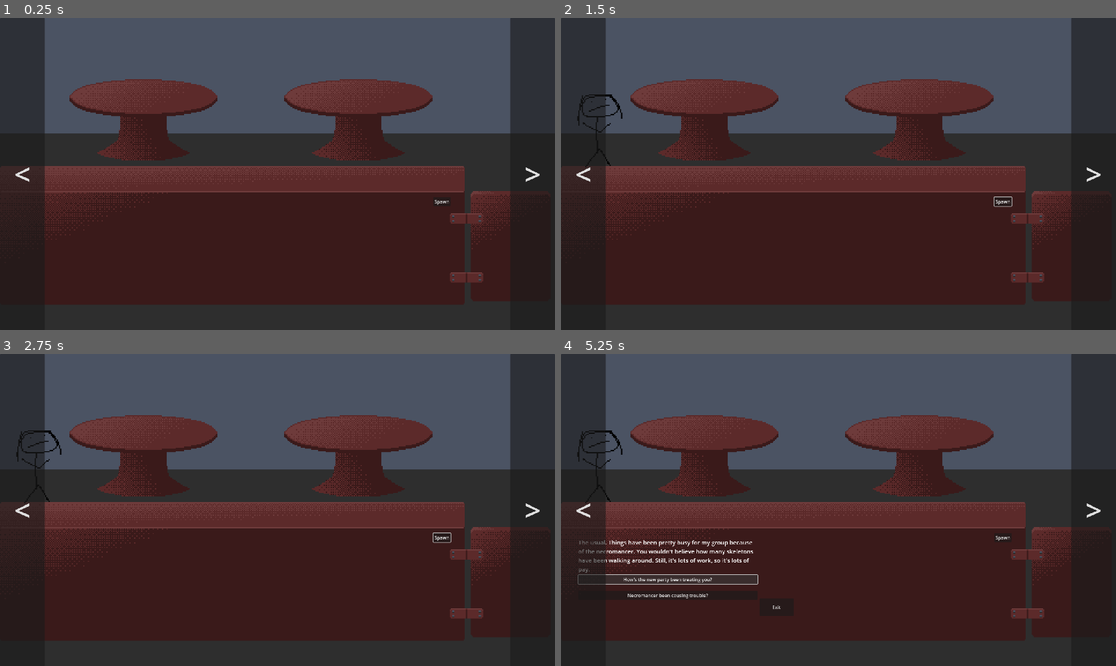
Above: before the commit, frames 1-4 (two rows, left to right).
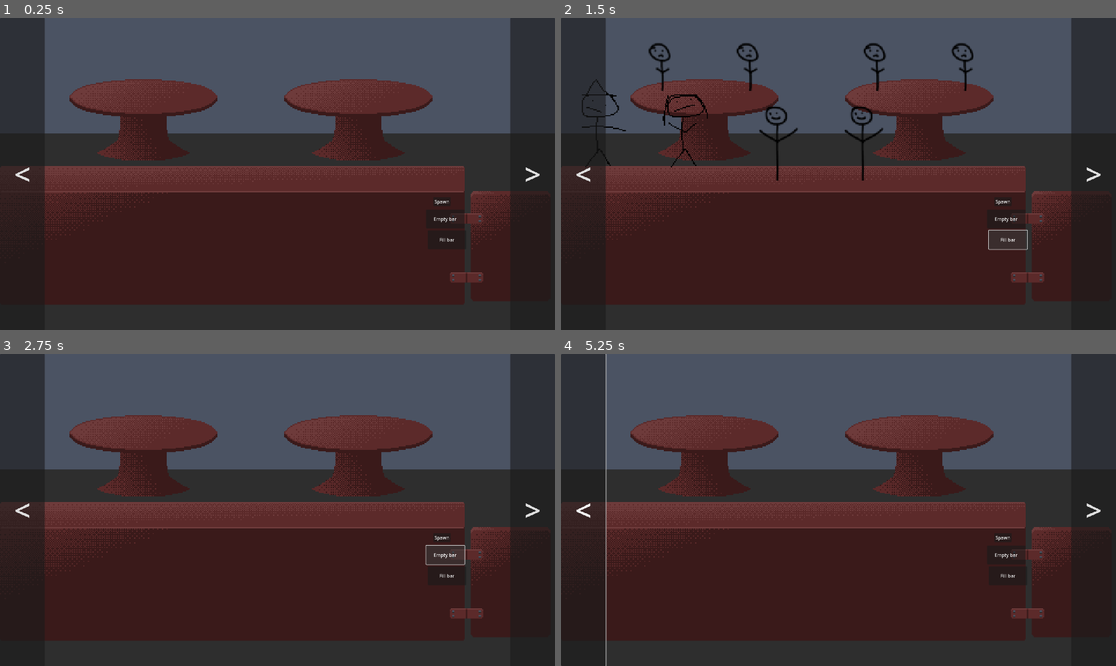
Above: after the commit, the same moments.

Repository: AmbienceGames/SpiritsAndSecrets
Game: Godot game, scene res://Scenes/tavern.tscn
The game is run twice, just before and just after one commit, with the same random seed, the same clock (stepped at 60 frames per second) and the same inputs.
Inputs (mouse positions are in pixels of both pictures, inside the frame that each line leads up to):
- Up to frame 1 (0.25 s): no input
- Up to frame 2 (1.5 s): click "Spawn" at 0.5 s; click (1010, 239) at 1.25 s, where only the run after the commit has a clickable "Fill bar"
- Up to frame 3 (2.75 s): click (444, 553) at 2 s, where only the run after the commit has a clickable "Empty bar"
- Up to frame 4 (5.25 s): click ">" at 2.75 s; click "<" at 3.5 s; click (666, 578) at 4.25 s, where only the run before the commit has a clickable "Hello Ethred!"; click (666, 578) at 5 s, where only the run before the commit has a clickable "What have you been up to?"

The runs differ from the first frame. In frame 1, 0.1% of the frame differs, in the area x 78-84%, y 62-72%; in frame 2, 1.7%, in the area x 3-85%, y 8-75%; in frame 3, 0.3%; in frame 4, 1.6%.

Commit message:
added all characters w/ placeholder models, added fill/empty bar funcs

Diff:
--- /dev/null
+++ b/Scenes/Characters/glanthor.tscn
@@ -0,0 +1,29 @@
+[gd_scene load_steps=7 format=3 uid="uid://dk82hd3qv3811"]
+
+[ext_resource type="Script" path="res://Scripts/bar_patron.gd" id="1_3hkfg"]
+[ext_resource type="Texture2D" uid="uid://cvd516ypo233p" path="res://Assets/Art/bar_patron.png" id="2_42o0l"]
+[ext_resource type="Script" path="res://Scripts/sprite_clicked.gd" id="3_hxidi"]
+[ext_resource type="Script" path="res://Scripts/conversation_item.gd" id="4_yw2d6"]
+[ext_resource type="Script" path="res://Scripts/ref_memory.gd" id="5_plb6l"]
+
+[sub_resource type="Resource" id="Resource_7xokx"]
+script = ExtResource("5_plb6l")
+memory_name = "knife"
+inverse_memory = false
+
+[node name="BarPatron" type="Node2D"]
+script = ExtResource("1_3hkfg")
+
+[node name="BarPatron" type="Sprite2D" parent="."]
+position = Vector2(128, 176)
+scale = Vector2(4, 4)
+texture = ExtResource("2_42o0l")
+script = ExtResource("3_hxidi")
+
+[node name="Conversations" type="Node" parent="."]
+
+[node name="ConversationItem" type="Node" parent="Conversations"]
+script = ExtResource("4_yw2d6")
+player_choice = "Good evening"
+patron_response = "Good evening"
+memories_unlocked = Array[ExtResource("5_plb6l")]([SubResource("Resource_7xokx")])
--- /dev/null
+++ b/Scenes/Characters/klaus.tscn
@@ -0,0 +1,29 @@
+[gd_scene load_steps=7 format=3 uid="uid://bs0n4v0ek7125"]
+
+[ext_resource type="Script" path="res://Scripts/bar_patron.gd" id="1_70xry"]
+[ext_resource type="Texture2D" uid="uid://cvd516ypo233p" path="res://Assets/Art/bar_patron.png" id="2_o07g0"]
+[ext_resource type="Script" path="res://Scripts/sprite_clicked.gd" id="3_mlnaa"]
+[ext_resource type="Script" path="res://Scripts/conversation_item.gd" id="4_b5x7o"]
+[ext_resource type="Script" path="res://Scripts/ref_memory.gd" id="5_wtm7e"]
+
+[sub_resource type="Resource" id="Resource_7xokx"]
+script = ExtResource("5_wtm7e")
+memory_name = "knife"
+inverse_memory = false
+
+[node name="BarPatron" type="Node2D"]
+script = ExtResource("1_70xry")
+
+[node name="BarPatron" type="Sprite2D" parent="."]
+position = Vector2(128, 176)
+scale = Vector2(4, 4)
+texture = ExtResource("2_o07g0")
+script = ExtResource("3_mlnaa")
+
+[node name="Conversations" type="Node" parent="."]
+
+[node name="ConversationItem" type="Node" parent="Conversations"]
+script = ExtResource("4_b5x7o")
+player_choice = "Good evening"
+patron_response = "Good evening"
+memories_unlocked = Array[ExtResource("5_wtm7e")]([SubResource("Resource_7xokx")])
--- /dev/null
+++ b/Scenes/Characters/lilianne.tscn
@@ -0,0 +1,29 @@
+[gd_scene load_steps=7 format=3 uid="uid://05loujsr87g5"]
+
+[ext_resource type="Script" path="res://Scripts/bar_patron.gd" id="1_7ox62"]
+[ext_resource type="Texture2D" uid="uid://cvd516ypo233p" path="res://Assets/Art/bar_patron.png" id="2_pdq7n"]
+[ext_resource type="Script" path="res://Scripts/sprite_clicked.gd" id="3_2gxo5"]
+[ext_resource type="Script" path="res://Scripts/conversation_item.gd" id="4_a1w8s"]
+[ext_resource type="Script" path="res://Scripts/ref_memory.gd" id="5_achob"]
+
+[sub_resource type="Resource" id="Resource_7xokx"]
+script = ExtResource("5_achob")
+memory_name = "knife"
+inverse_memory = false
+
+[node name="BarPatron" type="Node2D"]
+script = ExtResource("1_7ox62")
+
+[node name="BarPatron" type="Sprite2D" parent="."]
+position = Vector2(128, 176)
+scale = Vector2(4, 4)
+texture = ExtResource("2_pdq7n")
+script = ExtResource("3_2gxo5")
+
+[node name="Conversations" type="Node" parent="."]
+
+[node name="ConversationItem" type="Node" parent="Conversations"]
+script = ExtResource("4_a1w8s")
+player_choice = "Good evening"
+patron_response = "Good evening"
+memories_unlocked = Array[ExtResource("5_achob")]([SubResource("Resource_7xokx")])
--- /dev/null
+++ b/Scenes/Characters/lucius.tscn
@@ -0,0 +1,29 @@
+[gd_scene load_steps=7 format=3 uid="uid://dtvcyaew16lfn"]
+
+[ext_resource type="Script" path="res://Scripts/bar_patron.gd" id="1_4xtvn"]
+[ext_resource type="Texture2D" uid="uid://48gs1at5s7va" path="res://Assets/Art/lucius.png" id="2_xies0"]
+[ext_resource type="Script" path="res://Scripts/sprite_clicked.gd" id="3_asd2j"]
+[ext_resource type="Script" path="res://Scripts/conversation_item.gd" id="4_dhak0"]
+[ext_resource type="Script" path="res://Scripts/ref_memory.gd" id="5_bqf5p"]
+
+[sub_resource type="Resource" id="Resource_7xokx"]
+script = ExtResource("5_bqf5p")
+memory_name = "knife"
+inverse_memory = false
+
+[node name="BarPatron" type="Node2D"]
+script = ExtResource("1_4xtvn")
+
+[node name="BarPatron" type="Sprite2D" parent="."]
+position = Vector2(128, 176)
+scale = Vector2(0.4, 0.4)
+texture = ExtResource("2_xies0")
+script = ExtResource("3_asd2j")
+
+[node name="Conversations" type="Node" parent="."]
+
+[node name="ConversationItem" type="Node" parent="Conversations"]
+script = ExtResource("4_dhak0")
+player_choice = "Good evening"
+patron_response = "Good evening"
+memories_unlocked = Array[ExtResource("5_bqf5p")]([SubResource("Resource_7xokx")])
--- /dev/null
+++ b/Scenes/Characters/theo.tscn
@@ -0,0 +1,29 @@
+[gd_scene load_steps=7 format=3 uid="uid://cc3a1v1k1bxd7"]
+
+[ext_resource type="Script" path="res://Scripts/bar_patron.gd" id="1_oexvf"]
+[ext_resource type="Texture2D" uid="uid://cvd516ypo233p" path="res://Assets/Art/bar_patron.png" id="2_sg5nw"]
+[ext_resource type="Script" path="res://Scripts/sprite_clicked.gd" id="3_uqlcj"]
+[ext_resource type="Script" path="res://Scripts/conversation_item.gd" id="4_587pq"]
+[ext_resource type="Script" path="res://Scripts/ref_memory.gd" id="5_xktvr"]
+
+[sub_resource type="Resource" id="Resource_7xokx"]
+script = ExtResource("5_xktvr")
+memory_name = "knife"
+inverse_memory = false
+
+[node name="BarPatron" type="Node2D"]
+script = ExtResource("1_oexvf")
+
+[node name="BarPatron" type="Sprite2D" parent="."]
+position = Vector2(128, 176)
+scale = Vector2(4, 4)
+texture = ExtResource("2_sg5nw")
+script = ExtResource("3_uqlcj")
+
+[node name="Conversations" type="Node" parent="."]
+
+[node name="ConversationItem" type="Node" parent="Conversations"]
+script = ExtResource("4_587pq")
+player_choice = "Good evening"
+patron_response = "Good evening"
+memories_unlocked = Array[ExtResource("5_xktvr")]([SubResource("Resource_7xokx")])
--- /dev/null
+++ b/Scenes/Characters/traveler.tscn
@@ -0,0 +1,29 @@
+[gd_scene load_steps=7 format=3 uid="uid://f26ertkimhya"]
+
+[ext_resource type="Script" path="res://Scripts/bar_patron.gd" id="1_c35hx"]
+[ext_resource type="Texture2D" uid="uid://c563fpvnj0k1u" path="res://Assets/Art/traveler.png" id="2_o6a6i"]
+[ext_resource type="Script" path="res://Scripts/sprite_clicked.gd" id="3_s8fit"]
+[ext_resource type="Script" path="res://Scripts/conversation_item.gd" id="4_1s6t8"]
+[ext_resource type="Script" path="res://Scripts/ref_memory.gd" id="5_1siu6"]
+
+[sub_resource type="Resource" id="Resource_7xokx"]
+script = ExtResource("5_1siu6")
+memory_name = "knife"
+inverse_memory = false
+
+[node name="BarPatron" type="Node2D"]
+script = ExtResource("1_c35hx")
+
+[node name="BarPatron" type="Sprite2D" parent="."]
+position = Vector2(128, 176)
+scale = Vector2(0.4, 0.4)
+texture = ExtResource("2_o6a6i")
+script = ExtResource("3_s8fit")
+
+[node name="Conversations" type="Node" parent="."]
+
+[node name="ConversationItem" type="Node" parent="Conversations"]
+script = ExtResource("4_1s6t8")
+player_choice = "Good evening"
+patron_response = "Good evening"
+memories_unlocked = Array[ExtResource("5_1siu6")]([SubResource("Resource_7xokx")])
--- /dev/null
+++ b/Scenes/Characters/trent.tscn
@@ -0,0 +1,29 @@
+[gd_scene load_steps=7 format=3 uid="uid://cfoc2qc6o2xd7"]
+
+[ext_resource type="Script" path="res://Scripts/bar_patron.gd" id="1_xcef3"]
+[ext_resource type="Texture2D" uid="uid://cvd516ypo233p" path="res://Assets/Art/bar_patron.png" id="2_17v4k"]
+[ext_resource type="Script" path="res://Scripts/sprite_clicked.gd" id="3_gx7e2"]
+[ext_resource type="Script" path="res://Scripts/conversation_item.gd" id="4_pdbyy"]
+[ext_resource type="Script" path="res://Scripts/ref_memory.gd" id="5_twsmb"]
+
+[sub_resource type="Resource" id="Resource_7xokx"]
+script = ExtResource("5_twsmb")
+memory_name = "knife"
+inverse_memory = false
+
+[node name="BarPatron" type="Node2D"]
+script = ExtResource("1_xcef3")
+
+[node name="BarPatron" type="Sprite2D" parent="."]
+position = Vector2(128, 176)
+scale = Vector2(4, 4)
+texture = ExtResource("2_17v4k")
+script = ExtResource("3_gx7e2")
+
+[node name="Conversations" type="Node" parent="."]
+
+[node name="ConversationItem" type="Node" parent="Conversations"]
+script = ExtResource("4_pdbyy")
+player_choice = "Good evening"
+patron_response = "Good evening"
+memories_unlocked = Array[ExtResource("5_twsmb")]([SubResource("Resource_7xokx")])
--- a/Scenes/patron_factory.tscn
+++ b/Scenes/patron_factory.tscn
@@ -1,10 +1,18 @@
-[gd_scene load_steps=5 format=3 uid="uid://qbx6i5yd14y6"]
+[gd_scene load_steps=12 format=3 uid="uid://qbx6i5yd14y6"]
 
 [ext_resource type="Script" path="res://Scripts/patron_factory.gd" id="1_1q488"]
 [ext_resource type="PackedScene" uid="uid://klwqmxrykumw" path="res://Scenes/table_patron.tscn" id="3_i1g0g"]
+[ext_resource type="PackedScene" uid="uid://dk82hd3qv3811" path="res://Scenes/Characters/glanthor.tscn" id="4_dp4ab"]
 [ext_resource type="PackedScene" uid="uid://b2kradyuylbs0" path="res://Scenes/Characters/ethred.tscn" id="4_ot0lg"]
 [ext_resource type="PackedScene" uid="uid://qvyi1fv2peie" path="res://Scenes/Characters/constantine.tscn" id="4_xs122"]
+[ext_resource type="PackedScene" uid="uid://bs0n4v0ek7125" path="res://Scenes/Characters/klaus.tscn" id="5_s0ngd"]
+[ext_resource type="PackedScene" uid="uid://dtvcyaew16lfn" path="res://Scenes/Characters/lucius.tscn" id="6_3jiwb"]
+[ext_resource type="PackedScene" uid="uid://05loujsr87g5" path="res://Scenes/Characters/lilianne.tscn" id="6_a08jv"]
+[ext_resource type="PackedScene" uid="uid://cc3a1v1k1bxd7" path="res://Scenes/Characters/theo.tscn" id="7_opxmn"]
+[ext_resource type="PackedScene" uid="uid://f26ertkimhya" path="res://Scenes/Characters/traveler.tscn" id="8_lynvo"]
+[ext_resource type="PackedScene" uid="uid://cfoc2qc6o2xd7" path="res://Scenes/Characters/trent.tscn" id="9_nf6vf"]
 
 [node name="PatronFactory" type="Node2D"]
 script = ExtResource("1_1q488")
-possible_patrons = Array[PackedScene]([ExtResource("3_i1g0g"), ExtResource("4_ot0lg"), ExtResource("3_i1g0g"), ExtResource("3_i1g0g"), ExtResource("3_i1g0g"), ExtResource("4_xs122"), ExtResource("4_xs122"), ExtResource("4_ot0lg")])
+bar_patrons = Array[PackedScene]([ExtResource("4_xs122"), ExtResource("4_ot0lg"), ExtResource("4_dp4ab"), ExtResource("5_s0ngd"), ExtResource("6_a08jv"), ExtResource("6_3jiwb"), ExtResource("7_opxmn"), ExtResource("8_lynvo"), ExtResource("9_nf6vf")])
+table_patron = ExtResource("3_i1g0g")
--- a/Scenes/tavern.tscn
+++ b/Scenes/tavern.tscn
@@ -14,6 +14,20 @@
 
 [node name="BarScreen" parent="Screens" instance=ExtResource("2_jhhkw")]
 visible = false
+
+[node name="FillBar" type="Button" parent="Screens/BarScreen/HUD" index="6"]
+offset_left = 1480.0
+offset_top = 735.0
+offset_right = 1613.0
+offset_bottom = 800.0
+text = "Fill bar"
+
+[node name="EmptyBar" type="Button" parent="Screens/BarScreen/HUD" index="7"]
+offset_left = 1474.0
+offset_top = 663.0
+offset_right = 1607.0
+offset_bottom = 728.0
+text = "Empty bar"
 
 [node name="MysteryScreen" parent="Screens" instance=ExtResource("5_crxro")]
 visible = false
@@ -39,6 +53,8 @@
 theme_override_font_sizes/font_size = 100
 text = "<"
 
+[connection signal="pressed" from="Screens/BarScreen/HUD/FillBar" to="Screens/BarScreen" method="_fill_bar"]
+[connection signal="pressed" from="Screens/BarScreen/HUD/EmptyBar" to="Screens/BarScreen" method="_empty_bar"]
 [connection signal="pressed" from="HUD/RightArrow" to="." method="_cycle_right"]
 [connection signal="pressed" from="HUD/LeftArrow" to="." method="_cycle_left"]
 
--- a/Scripts/bar_manager.gd
+++ b/Scripts/bar_manager.gd
@@ -31,13 +31,50 @@
 
 # Called when the node enters the scene tree for the first time.
 func _ready() -> void:
-	pass
+	print(bar_positions)
+
 	# Replace with function body.
 
 
 # Called every frame. 'delta' is the elapsed time since the previous frame.
 func _process(delta: float) -> void:
 	pass
+
+func _fill_bar() -> void:
+	for i in range(len(available_table_seats)):
+		var tpat = patron_factory.get_table_patron()
+		var seat = available_table_seats[i]
+		tpat.global_position = table_positions[seat].global_position
+		table_seats[seat] = tpat
+		add_child(tpat)
+	available_table_seats = []
+
+	for i in range(len(available_bar_seats)):
+		var bpat = patron_factory.get_random_patron()
+		print(bpat)
+		var seat = available_bar_seats[i]
+		bpat.global_position = bar_positions[seat].global_position
+		bpat.sprite_clicked.connect(_start_dialogue)
+		bar_seats[seat] = bpat
+		add_child(bpat)
+	print()
+	available_bar_seats = []
+
+
+func _empty_bar() -> void:
+	for index in range(len(table_seats)):
+		var tpat = table_seats[index]
+		tpat.queue_free()
+		table_seats[index] = null
+		available_table_seats.append(index)
+
+	for index in range(len(bar_seats)):
+		var bpat = bar_seats[index]
+		bpat.sprite_clicked.disconnect(_start_dialogue)
+		patron_factory.add_patron(bpat)
+		bpat.queue_free()
+		bar_seats[index] = null
+		available_bar_seats.append(index)
 
 
 func _spawn_patron() -> void:
--- a/Scripts/patron_factory.gd
+++ b/Scripts/patron_factory.gd
@@ -1,26 +1,35 @@
 extends Node2D
 
 @export
-var possible_patrons: Array[PackedScene] = []
+var bar_patrons: Array[PackedScene] = []
+
+@export
+var table_patron: PackedScene = null
 
 # Called when the node enters the scene tree for the first time.
 func _ready() -> void:
+	print(bar_patrons)
 	pass
-
 # Called every frame. 'delta' is the elapsed time since the previous frame.
 func _process(delta: float) -> void:
 	pass
 
+func get_table_patron() -> Patron:
+	return get_instance(table_patron)
+
 func get_random_patron() -> Patron:
-	if len(possible_patrons) == 0:
+	if len(bar_patrons) == 0:
 		return null
-	var index = randi() % len(possible_patrons)
-	var base: PackedScene = possible_patrons.pop_at(index)
-	var patron = get_instance(base)
-
+	var index = randi() % len(bar_patrons)
+	var patron: Patron = get_instance(bar_patrons.pop_at(index))
 	return patron
 
 func get_instance(patron_scene: PackedScene) -> Patron:
 	var patron = patron_scene.instantiate() as Patron
 	patron._ready()
 	return patron
+
+func add_patron(patron: Patron) -> void:
+	var p = PackedScene.new()
+	p.pack(patron)
+	bar_patrons.append(p)
Binary file changed: Assets/Art/lucius.png
Binary file added: Assets/Art/traveler.png
Not shown, changed: Assets/Art/traveler.png.import
